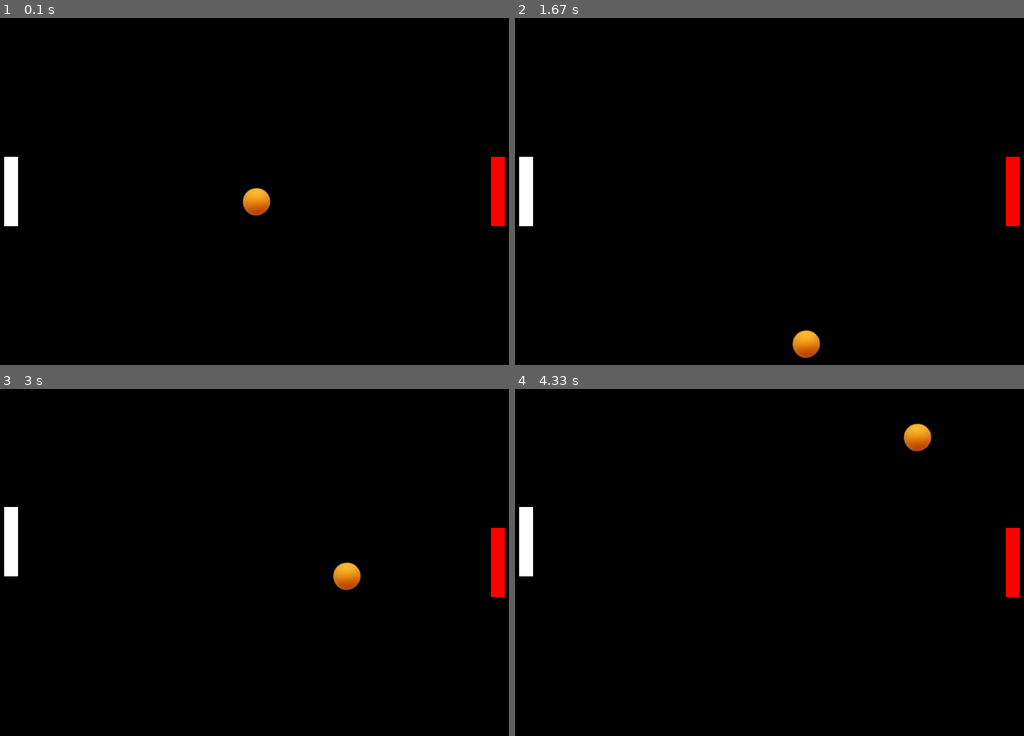
Above: before the commit, frames 1-4 (two rows, left to right).
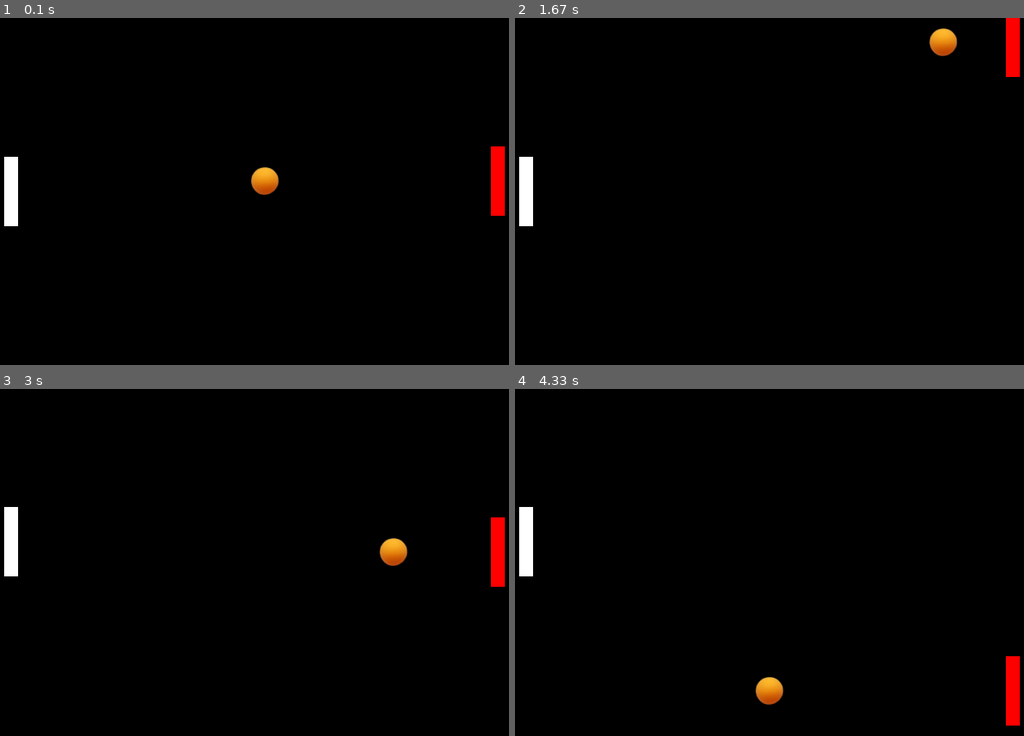
Above: after the commit, the same moments.

Repository: Alexderoode011202/experimental_repository
Game: pygame game, started from pygame_shenanigans/pong/pong_attempt.py
Same seed, same stepped clock (60 frames per second), same inputs: the game is played once before the commit and once after it.
Inputs:
- Up to frame 1 (0.1 s): no input
- Up to frame 2 (1.67 s): hold W 0.33-0.8 s; hold S 0.83-1.13 s; hold W 1.17-1.53 s; hold S from 1.57 s (still down)
- Up to frame 3 (3 s): release S at 1.93 s; hold W 1.97-2.27 s; hold S 2.3-2.6 s; hold W from 2.63 s (still down)
- Up to frame 4 (4.33 s): release W at 3 s; hold S 3.03-3.4 s; hold W 3.43-3.73 s; hold S 3.77-4.07 s; hold W from 4.1 s (still down)

The runs differ from the first frame. In frame 1, 0.8% of the frame differs, in the area x 47-100%, y 37-60%; in frame 2, 1.7%; in frame 3, 0.9%; in frame 4, 1.8%, in the area x 47-100%, y 10-97%.

Commit message:
fixed almost all of pong

Diff:
--- a/pygame_shenanigans/pong/direction_tracker.py
+++ b/pygame_shenanigans/pong/direction_tracker.py
@@ -5,7 +5,8 @@
 
 class DirectionTracker():
     def __init__(self):
-        self.current = random.choice(range(0,361))
+        # self.current = random.choice(range(3, 360))
+        self.current = 45
 
     def get_direction(self) -> int:
         return self.current
@@ -19,10 +20,9 @@
         midle: int
 
         if self.current < 90:
-            midle = 360
-            ...
-            self.current = midle - self.current
-        elif 90 < self.current <180:
+            angle = self.current
+            self.current = 360 - angle
+        elif 90 <= self.current <180:
             midle = 180
             angle = midle - self.current
             angle = math.sqrt(angle**2)
@@ -34,11 +34,12 @@
             angle = math.sqrt(angle**2)
             self.current = midle - angle
 
-        elif self.current > 270:
-            midle = 270
+        elif self.current >= 270:
+            print("TEST")
+            midle = 360
             angle = midle - self.current
             angle = math.sqrt(angle**2)
-            self.current = midle - angle
+            self.current = angle
 
     def invert_vertical(self) -> None:
         """
@@ -60,47 +61,51 @@
             self.current = middle - angle
 
         elif 180 < self.current <=270:
+            print("BOTTOM TEST")
             middle = 270
             angle = middle-self.current
             angle = math.sqrt(angle**2)
             self.current = middle + angle
+
         elif self.current > 270:
+            print("high")
             middle = 270
-            angle = middle = self.current
+            angle = self.current - 270
             angle = math.sqrt(angle**2)
             self.current = middle-angle
 
     def get_grid_movement(self) -> Tuple[int, int]:
         x_axis: int
         y_axis: int
-        degrees_per_grid = 360/40
-        grid_point: int = floor(self.current/ degrees_per_grid)
-        # up -> y-axis +
-        # down -> y-axis -
+        grid_point: int = floor(self.current/ 9)
+        # up -> y-axis -
+        # down -> y-axis +
         # left -> x-axis -
         # right -> x-axis +
 
         # right
-        if 5 < grid_point <=15:
+        if 5 <= grid_point <=15:
             x_axis = 5
-            y_axis = 10 - grid_point
+            y_axis = grid_point - 10
 
-        # left
-        elif 25 < grid_point <= 35:
-            x_axis = -5
-            y_axis = grid_point - 30
+        # first 5
+        elif grid_point < 5:
+            y_axis = -5
+            x_axis = grid_point
+
+        # last 5
+        elif grid_point >= 35:
+            y_axis = -5
+            x_axis = grid_point - 40
 
         # bottom
-        elif 15 < grid_point <= 25:
-            y_axis = -5
+        elif 15 <= grid_point <= 25:
+            y_axis = 5
             x_axis = 20 - grid_point
 
-        # top
-        elif grid_point >= 35 or grid_point <= 5:
-            y_axis = 5
-            if grid_point >= 35:
-                x_axis = grid_point - 40
-            else:
-                x_axis = grid_point
+        # left side
+        elif 25 < grid_point <35:
+            x_axis = -5
+            y_axis = 30 - grid_point
 
         return (x_axis, y_axis)
--- a/pygame_shenanigans/pong/pong_attempt.py
+++ b/pygame_shenanigans/pong/pong_attempt.py
@@ -1,6 +1,9 @@
 import pygame
+from failure_screen import failure_screen
 from pygame import Surface, Rect
 from direction_tracker import DirectionTracker
+
+
 pygame.init()
 
 WIDTH: int = 800
@@ -24,7 +27,7 @@
 ball: Surface = pygame.image.load("pygame_shenanigans/pong/ball.png")
 ball_rect = ball.get_rect(center=(WIDTH*0.5, LENGTH*0.5))
 dt= DirectionTracker()
-
+speed = 1
 
 
 while running:
@@ -40,24 +43,50 @@
             if event.key == pygame.K_s:
                 p1_rect.top +=30
     print(f"{ball_rect.top} and {ball_rect.bottom}")
+    print(dt.get_direction())
     # colision rules:
     if ball_rect.top < 0:
         print("TOP REACHED")
+        ball_rect.centery += 5
         dt.invert_vertical()
+
+
     elif ball_rect.bottom > LENGTH:
+        # ball_rect.bottom - 5
         print("BOTTOM REACHED")
         dt.invert_vertical()
 
-    if ball_rect.colliderect(p1_rect):
+
+    if ball_rect.right == WIDTH:
+        # ball_rect.right = -5
         dt.invert_horizontal()
 
+    if ball_rect.centerx == 0:
+        pygame.quit()
+        pygame.init()
+        failure_screen()
+
+
+
+    if ball_rect.colliderect(p1_rect):
+        ball_rect.left + 5
+        speed +=0.05
+        dt.invert_horizontal()
+
+    if p2_rect.colliderect(ball_rect):
+        speed+=0.05
+        dt.invert_horizontal()
+
+
+
     #ball logic
-    ball_rect.centerx = ball_rect.centerx + dt.get_grid_movement()[0]
-    ball_rect.centery = ball_rect.centery + dt.get_grid_movement()[1]
+    ball_rect.centerx = ball_rect.centerx + dt.get_grid_movement()[0] * speed
+    ball_rect.centery = ball_rect.centery + dt.get_grid_movement()[1] * speed
 
 
     screen.fill((0,0,0))
     screen.blit(p1_bat, p1_rect)
+    p2_rect.centery = ball_rect.centery
     screen.blit(p2_bat, p2_rect)
     screen.blit(ball, ball_rect)
     pygame.display.update()
Renamed: pygame_shenanigans/failure_screen.py -> pygame_shenanigans/pong/failure_screen.py
